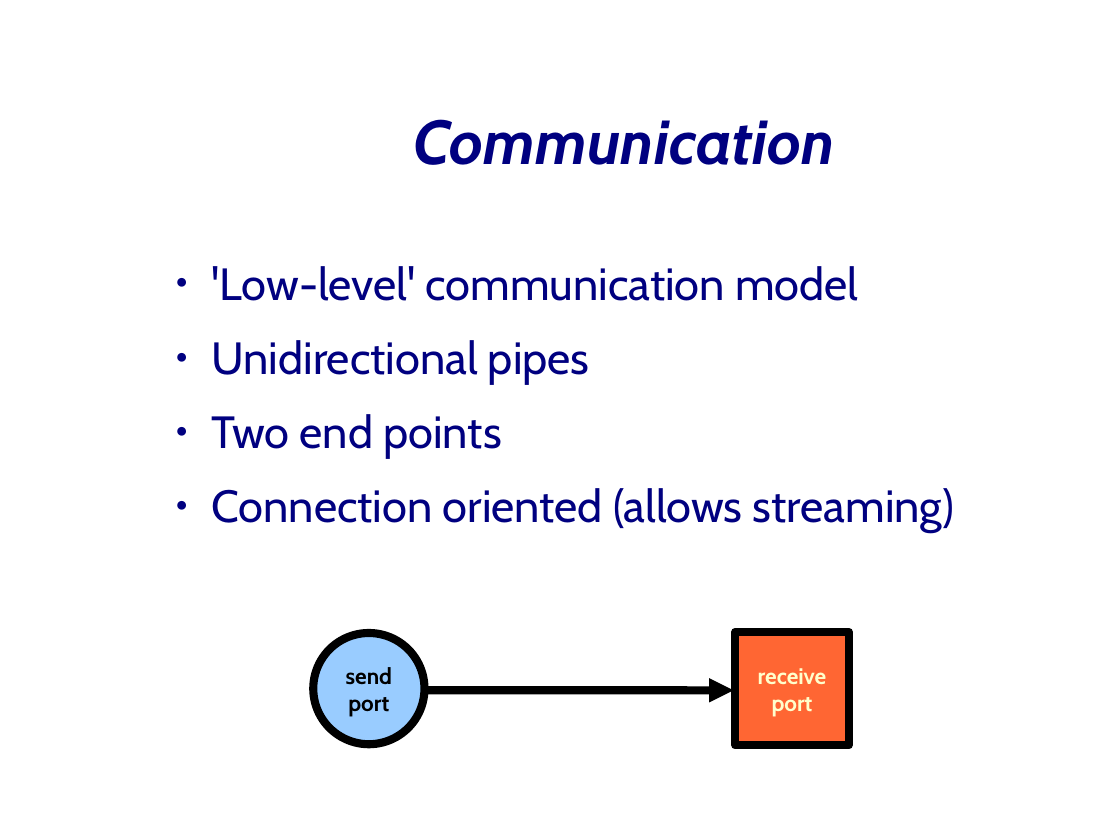
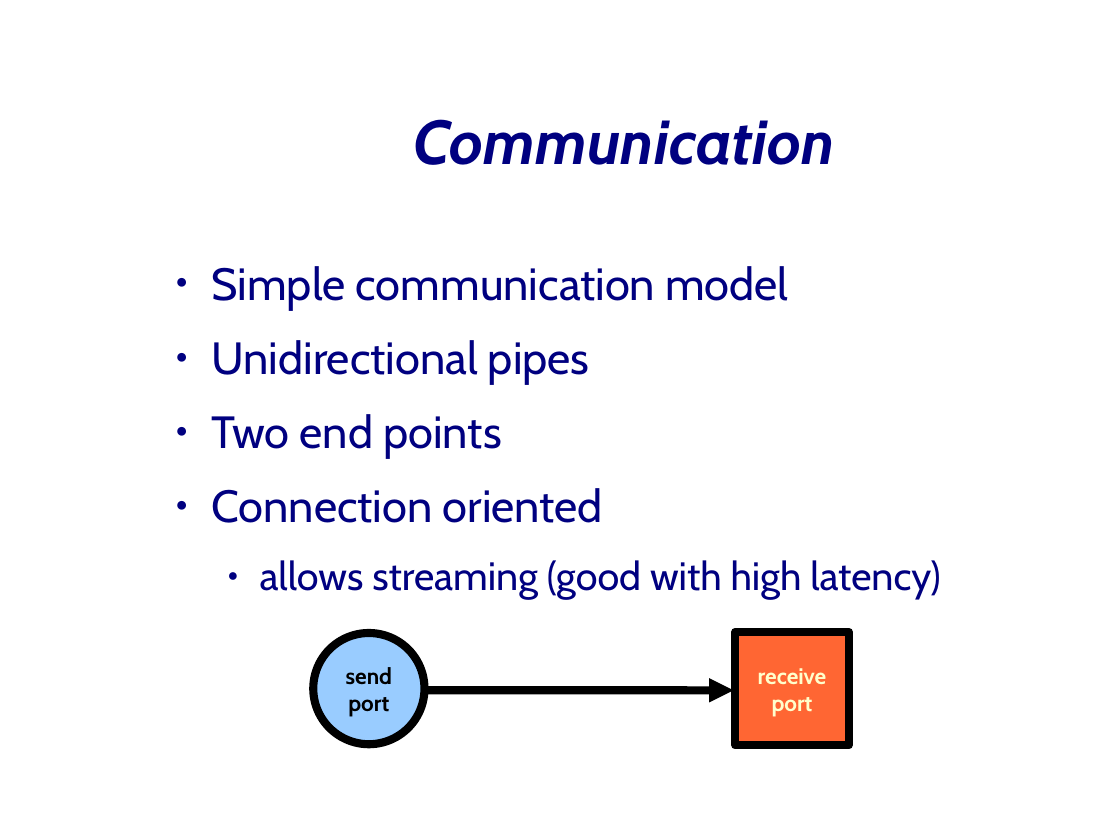
Before and after one commit to JungleComputing/www, a slide deck: slide 12 of tutorial/20080519-CCGrid08-Part-5-IPL.odp (slide 11 before the commit). Drawn at 1120x840 pixels with LibreOffice and Linux fonts; fonts in the diff are those of the drawing; background and template pictures are left out. Boxes give left, top, right and bottom in pixels: in the first picture for what was removed or moved away, otherwise in the second. Text is boxed around its words. In the diff, an @@ line names an element or a change of style, - is before the commit and + after.

```diff
--- a/tutorial/20080519-CCGrid08-Part-5-IPL.odp
+++ b/tutorial/20080519-CCGrid08-Part-5-IPL.odp
@@ text at [212,266,788,310]: text changed @@
-● 'Low-level' communication model
+● Simple communication model
@@ text at [212,488,940,600]: text changed; size 32 to 28 pt @@
-● Connection oriented (allows streaming)
+● Connection oriented
+  ● allows streaming (good with high latency)
```
Also in this commit, not shown: 14 other slides changed, 4 slides added, 1 slide removed, 10 other files.
